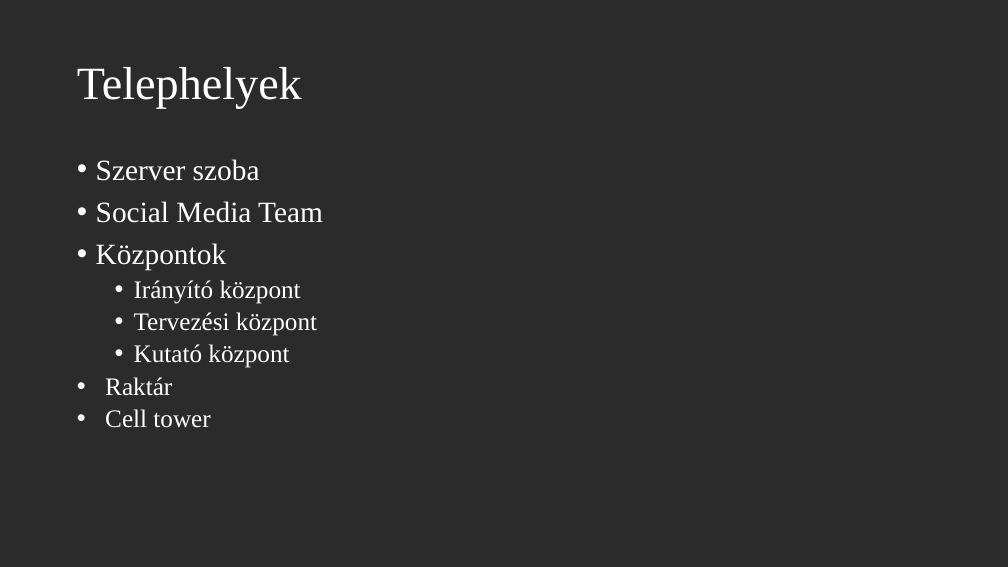
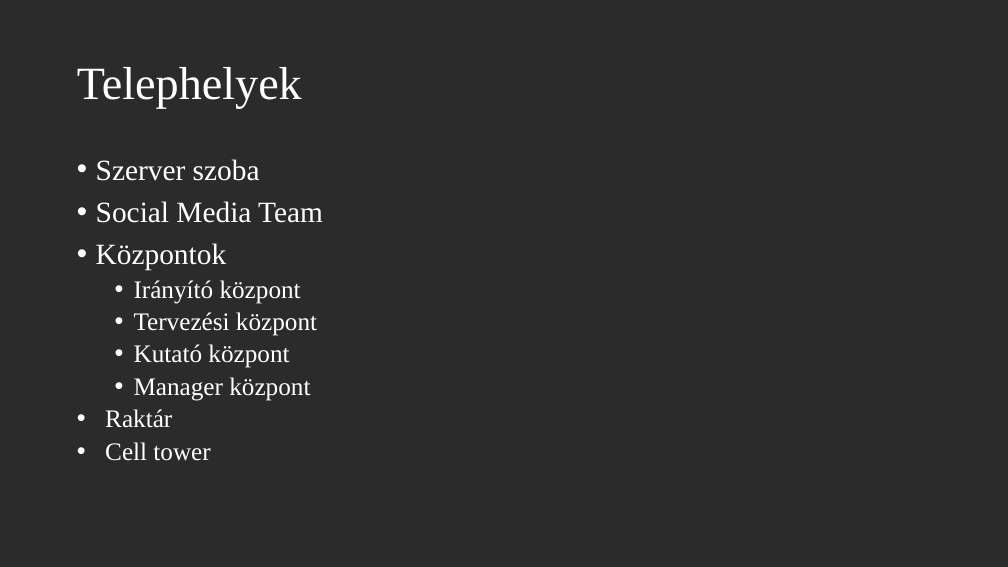
Before and after one commit to juhaszgabor-goser/SpaceLVG, a slide deck: slide 3 of SpaceLVG ppt.pptx. Drawn at 1008x567 pixels with LibreOffice and Linux fonts; fonts in the diff are those of the drawing; background and template pictures are left out; a plain dark background stands for a picture behind light text. Boxes give left, top, right and bottom in pixels: in the first picture for what was removed or moved away, otherwise in the second. Text is boxed around its words. In the diff, an @@ line names an element or a change of style, - is before the commit and + after.

Commit message:
elkészült PPT

```diff
--- a/SpaceLVG ppt.pptx
+++ b/SpaceLVG ppt.pptx
@@ text at (134,377,310,401): paragraph added @@
+  • Manager központ
```
